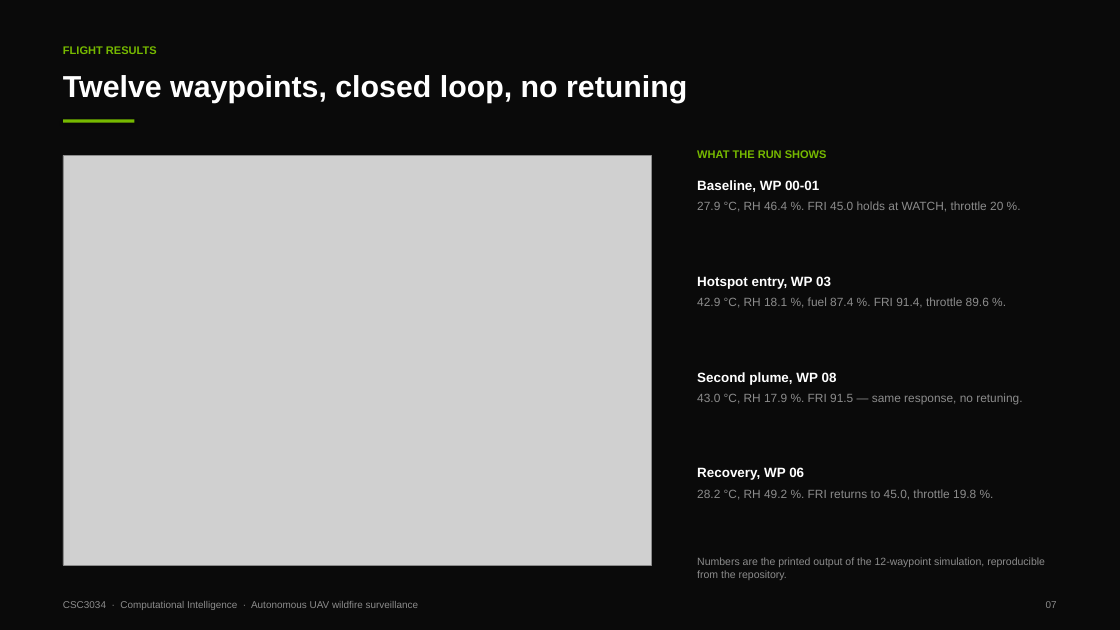
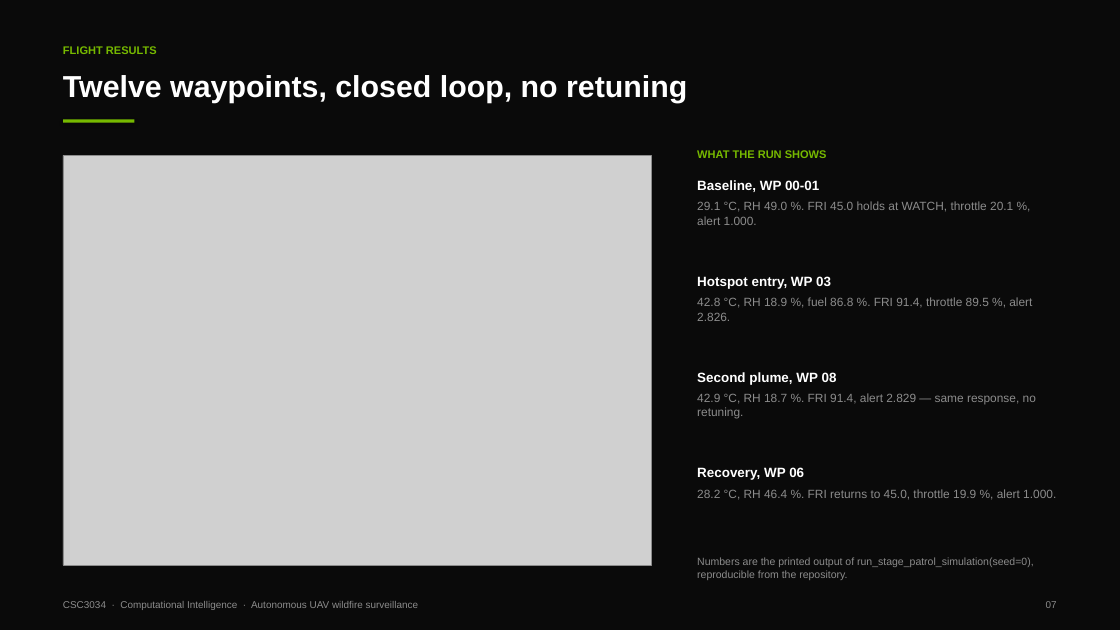
Before and after one commit to 123haiku/csc3034-fuzzy-wildfire-sim, a slide deck: slide 7 of docs/presentation/CSC3034_Presentation_Slides.pptx. Drawn at 1120x630 pixels with LibreOffice and Linux fonts; fonts in the diff are those of the drawing; grey boxes stand for pictures. Boxes give left, top, right and bottom in pixels: in the first picture for what was removed or moved away, otherwise in the second. Text is boxed around its words. In the diff, an @@ line names an element or a change of style, - is before the commit and + after.

```diff
--- a/docs/presentation/CSC3034_Presentation_Slides.pptx
+++ b/docs/presentation/CSC3034_Presentation_Slides.pptx
@@ text at (x1=697, y1=201, x2=1013, y2=225): text changed @@
-27.9 °C, RH 46.4 %. FRI 45.0 holds at WATCH, throttle 20 %.
+29.1 °C, RH 49.0 %. FRI 45.0 holds at WATCH, throttle 20.1 %, alert 1.000.
@@ text at (x1=697, y1=297, x2=1032, y2=321): text changed @@
-42.9 °C, RH 18.1 %, fuel 87.4 %. FRI 91.4, throttle 89.6 %.
+42.8 °C, RH 18.9 %, fuel 86.8 %. FRI 91.4, throttle 89.5 %, alert 2.826.
@@ text at (x1=697, y1=393, x2=1036, y2=419): text changed @@
-43.0 °C, RH 17.9 %. FRI 91.5 — same response, no retuning.
+42.9 °C, RH 18.7 %. FRI 91.4, alert 2.829 — same response, no retuning.
@@ text at (x1=697, y1=489, x2=1056, y2=500): text changed @@
-28.2 °C, RH 49.2 %. FRI returns to 45.0, throttle 19.8 %.
+28.2 °C, RH 46.4 %. FRI returns to 45.0, throttle 19.9 %, alert 1.000.
@@ text at (x1=697, y1=557, x2=1034, y2=580): text changed @@
-Numbers are the printed output of the 12-waypoint simulation, reproducible from the repository.
+Numbers are the printed output of run_stage_patrol_simulation(seed=0), reproducible from the repository.
```
Also in this commit, not shown: 6 other slides changed, 27 other files.
